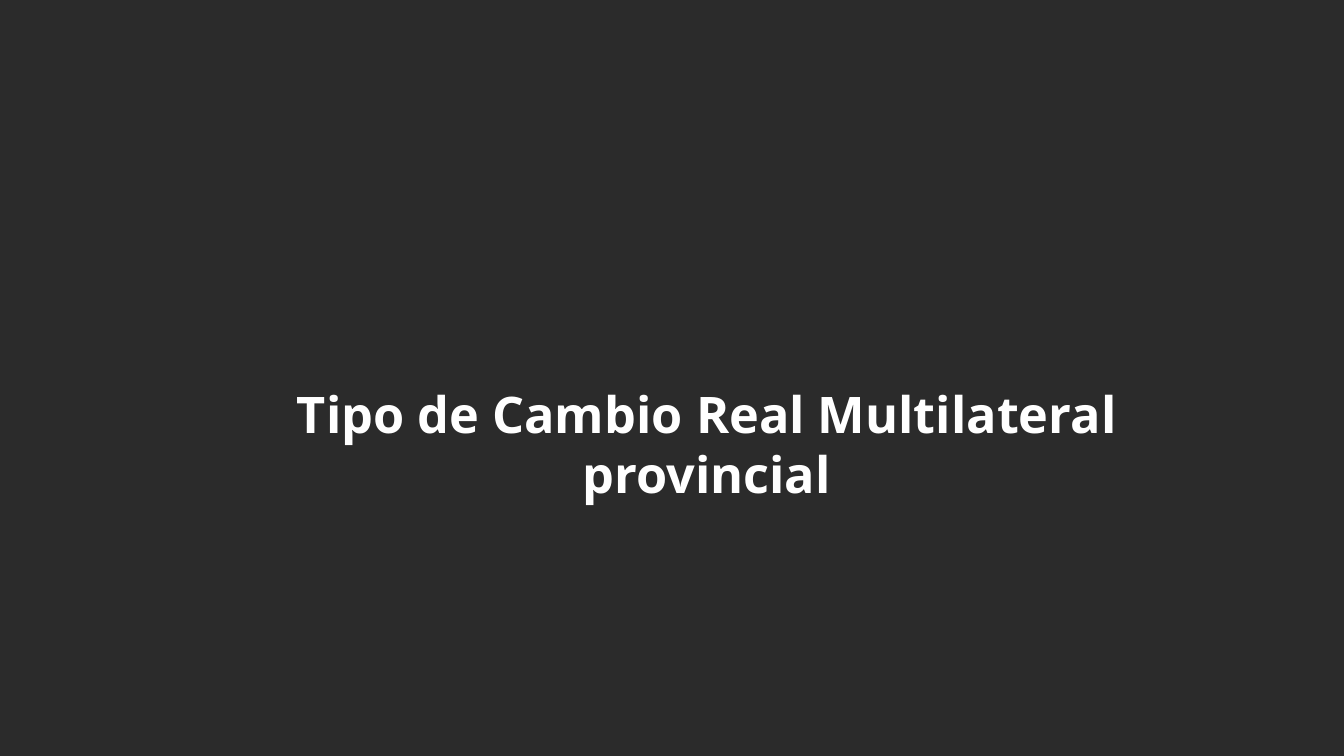
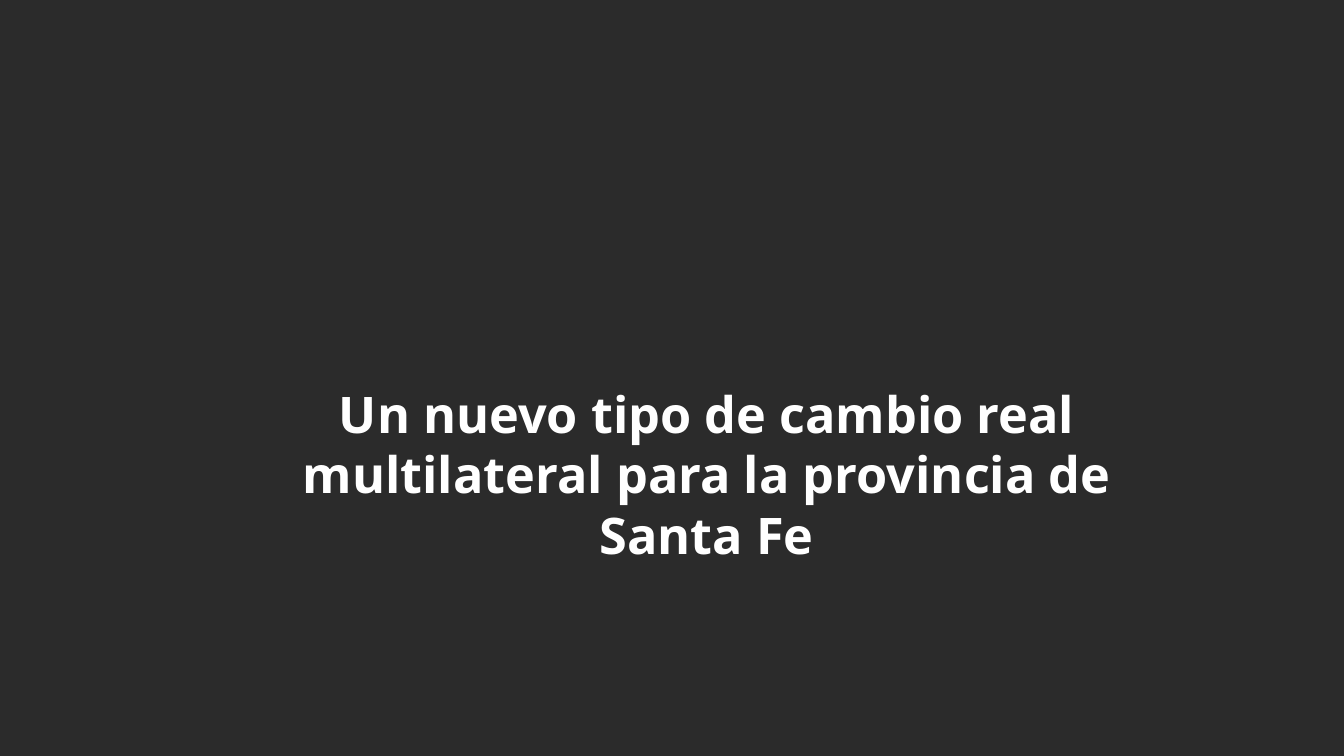
Before and after one commit to franlecam/Paper-ITCRM.SF, a slide deck: slide 1 of Archivos de trabajo/Yami/Paper ITCRM avances.pptx. Drawn at 1344x756 pixels with LibreOffice and Linux fonts; fonts in the diff are those of the drawing; background and template pictures are left out; a plain dark background stands for a picture behind light text. Boxes give left, top, right and bottom in pixels: in the first picture for what was removed or moved away, otherwise in the second. Text is boxed around its words. In the diff, an @@ line names an element or a change of style, - is before the commit and + after.

```diff
--- a/Archivos de trabajo/Yami/Paper ITCRM avances.pptx
+++ b/Archivos de trabajo/Yami/Paper ITCRM avances.pptx
@@ text at box(303, 394, 1111, 555): text changed @@
-Tipo de Cambio Real Multilateral provincial
+Un nuevo tipo de cambio real multilateral para la provincia de Santa Fe
```
Also in this commit, not shown: 4 other slides changed, 4 slides added, 2 slides removed, 1 other file.
